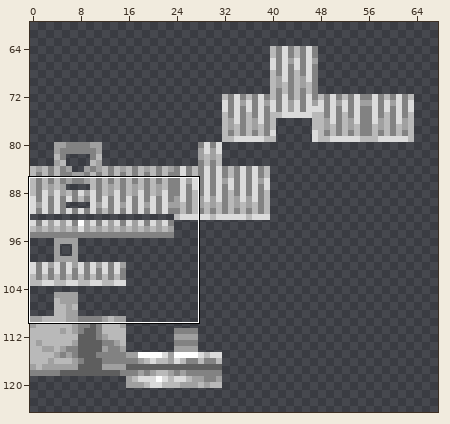
Edited in one commit: sprite sheet (src/main/resources/assets/knightsheraldry/textures/models/armor/gambeson.png). Above: a wide view before the commit, with the close-up outlined.
Close-up. Before:
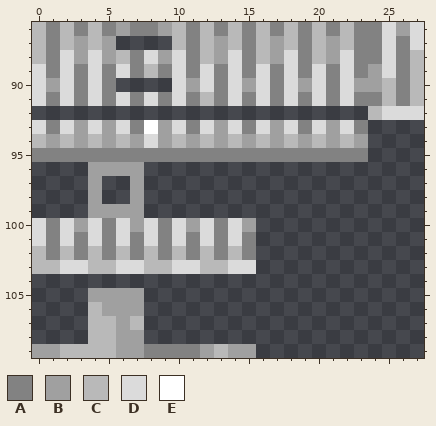
The file is 128x128 pixels. Shown: x 0..27, y 86..109. The wide view leaves out empty margins.
Palette (. is transparent): A #828282  B #a0a0a0  C #b9b9b9  D #dbdbdb  E #ffffff
Pixels before, first column x 0:
 86 CACACABAABCACACACACACACAADBD
 87 CACBCB....CACBCACBCACBCAADAD
 88 CADBDBCADBDACBDACBDACBDAADAC
 89 DADADADACADADADADADADADABDAC
 90 DBDADA....DBDADBDADBDADBBCAC
 91 DADADADADADACADADADADADAACAC
 92 ........................CDDD
 93 DADBDBDAEBDADBDADBDADBDA....
 94 CBCBCBCBDBCBCBCBCBCBCBCB....
 95 AAAAAAAAAAAAAAAAAAAAAAAA....
 96 ....BBBB....................
 97 ....B..B....................
 98 ....B..B....................
 99 ....BBBB....................
100 DADBDADBDADBDADB............
101 DADADADADADADADA............
102 CACACACACACACACA............
103 CCDDCCDDCCDDCCDD............
104 ............................
105 ....BBBB....................
106 ....CBBB....................
107 ....CCBC....................
108 ....CCBB....................
109 BBCCCCBBAAAABCBB............
After:
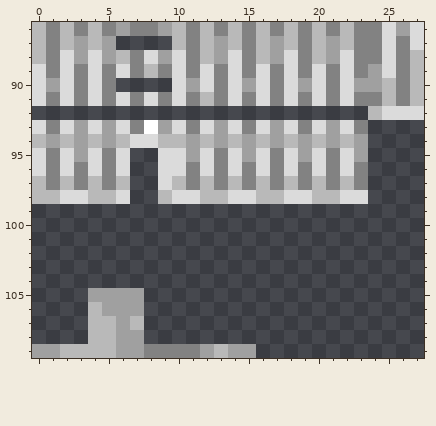
From old to new:
y 94: x 7 B -> D; x 9 B -> C
y 95: x 0 A -> D; x 2..4 AAA -> DBD; x 6..12 AAAAAAA -> D..DDBD; x 14..16 AAA -> DBD; x 18..20 AAA -> DBD; x 22..23 AA -> DB
y 96: x 0..7 ....BBBB -> DADADAD.; x 9..23 ............... -> DDADADADADADADA
y 97: x 0..7 ....B..B -> CACACAC.; x 9..23 ............... -> DCACACACACACACA
y 98: x 0..7 ....B..B -> CCDDCCD.; x 9..23 ............... -> CDDCCDDCCDDCCDD
y 99: x 4..7 BBBB -> ....
y 100: x 0..15 DADBDADBDADBDADB -> ................
y 101: x 0..15 DADADADADADADADA -> ................
y 102: x 0..15 CACACACACACACACA -> ................
y 103: x 0..15 CCDDCCDDCCDDCCDD -> ................
Pixel boxes of the changes (left, top, right, bottom) in both close-ups:
changed: (32, 134, 368, 274)
